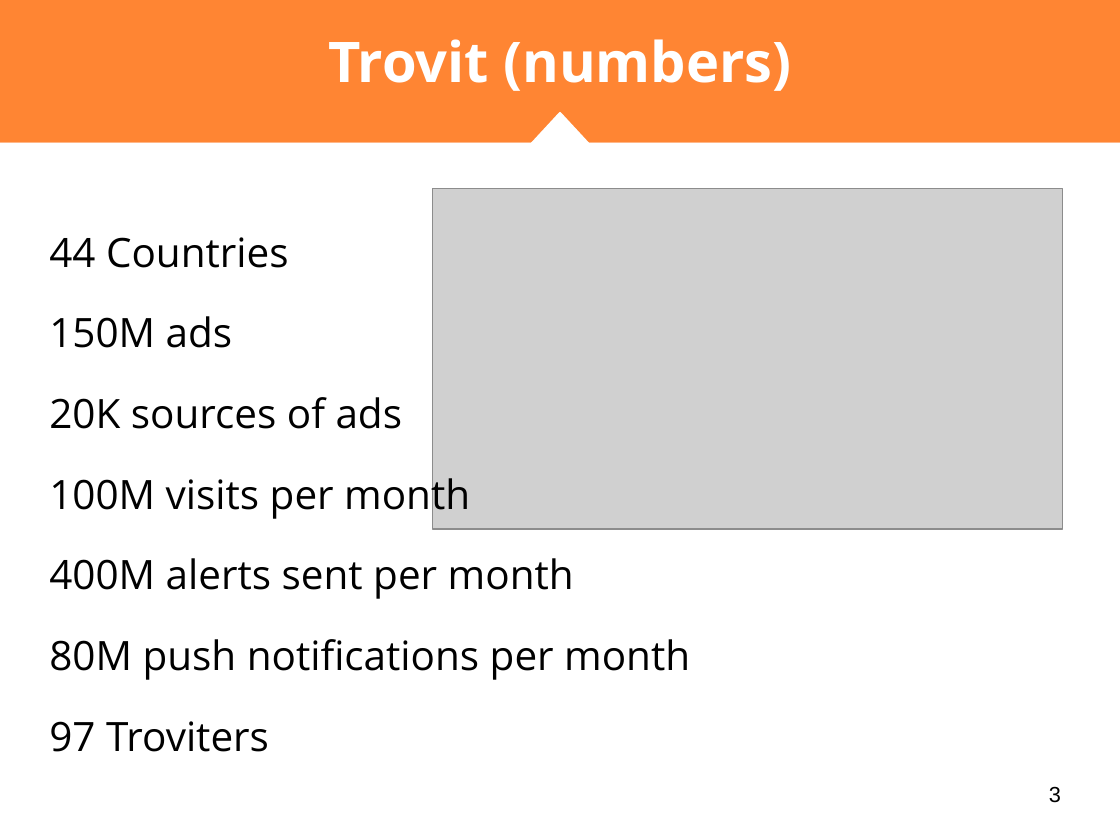
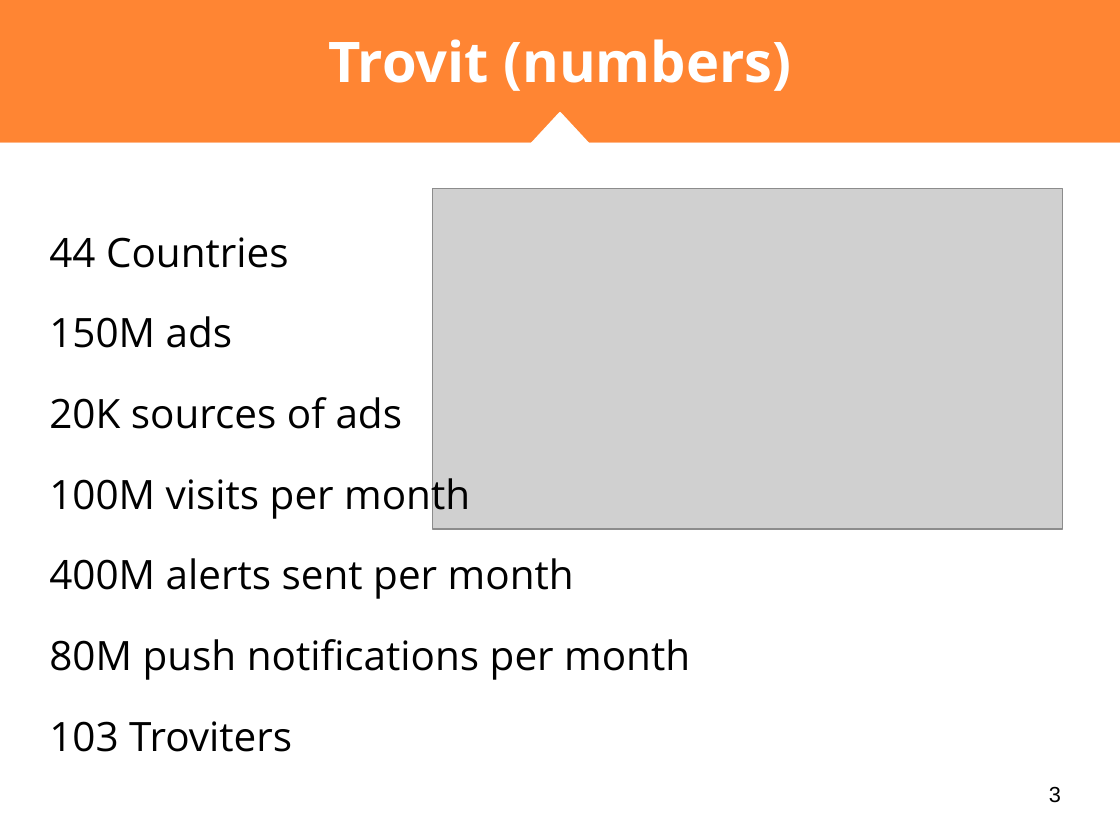
Before and after one commit to nmaletm/git-presentation, a slide deck: slide 3 of Presentations/P3.2 - Conclusio.pptx. Drawn at 1120x840 pixels with LibreOffice and Linux fonts; fonts in the diff are those of the drawing; grey boxes stand for pictures. Boxes give left, top, right and bottom in pixels: in the first picture for what was removed or moved away, otherwise in the second. Text is boxed around its words. In the diff, an @@ line names an element or a change of style, - is before the commit and + after.

```diff
--- a/Presentations/P3.2 - Conclusio.pptx
+++ b/Presentations/P3.2 - Conclusio.pptx
@@ text at (49,721,292,752): text changed @@
-97 Troviters
+103 Troviters
```
Also in this commit, not shown: 1 other slide changed, 6 other files.
